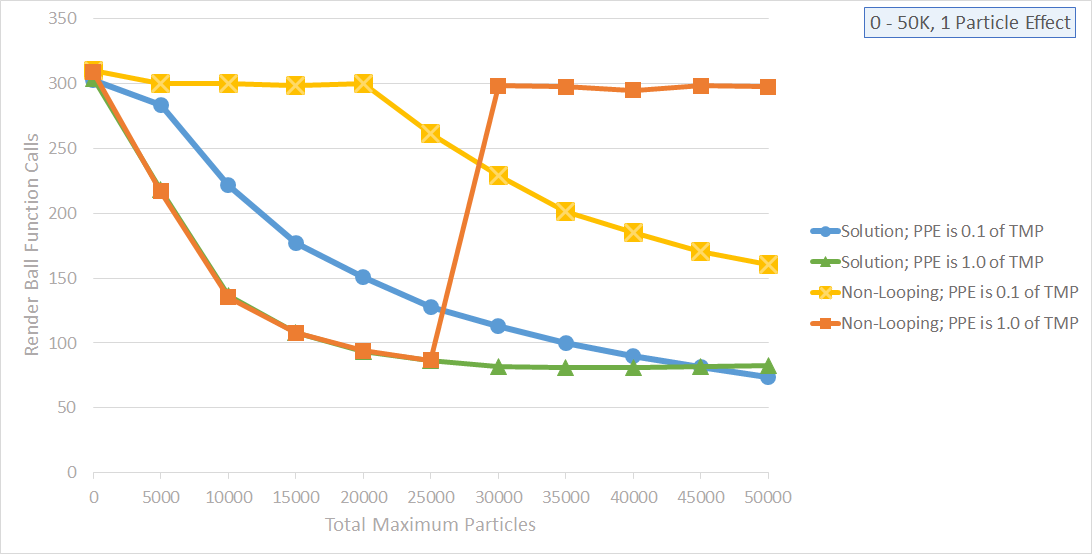
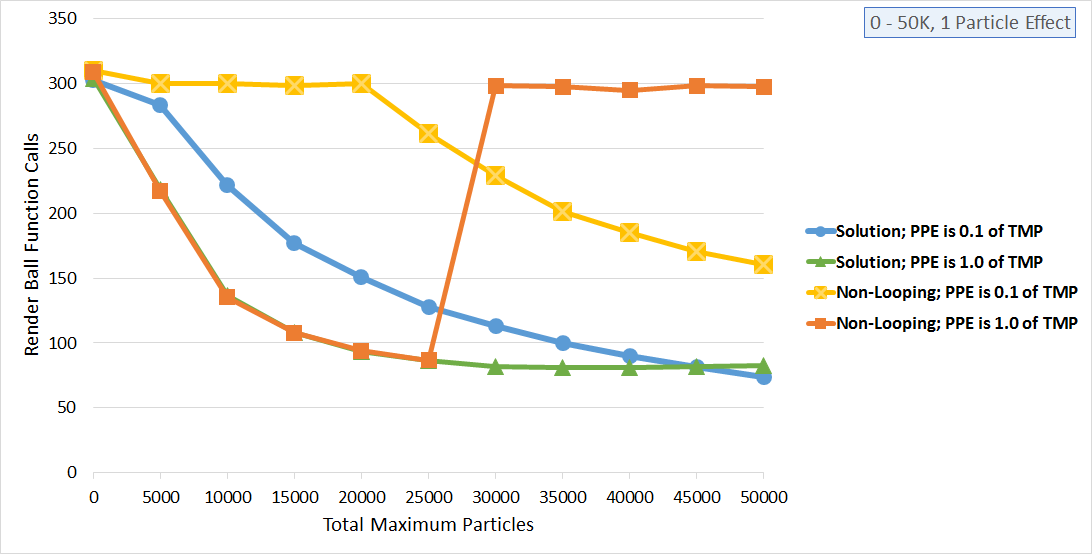
Layers edited between the first and the second (1092, 554) image:
added layer "Layer 3" above "Layer 2" over [23, 12, 1079, 531]
